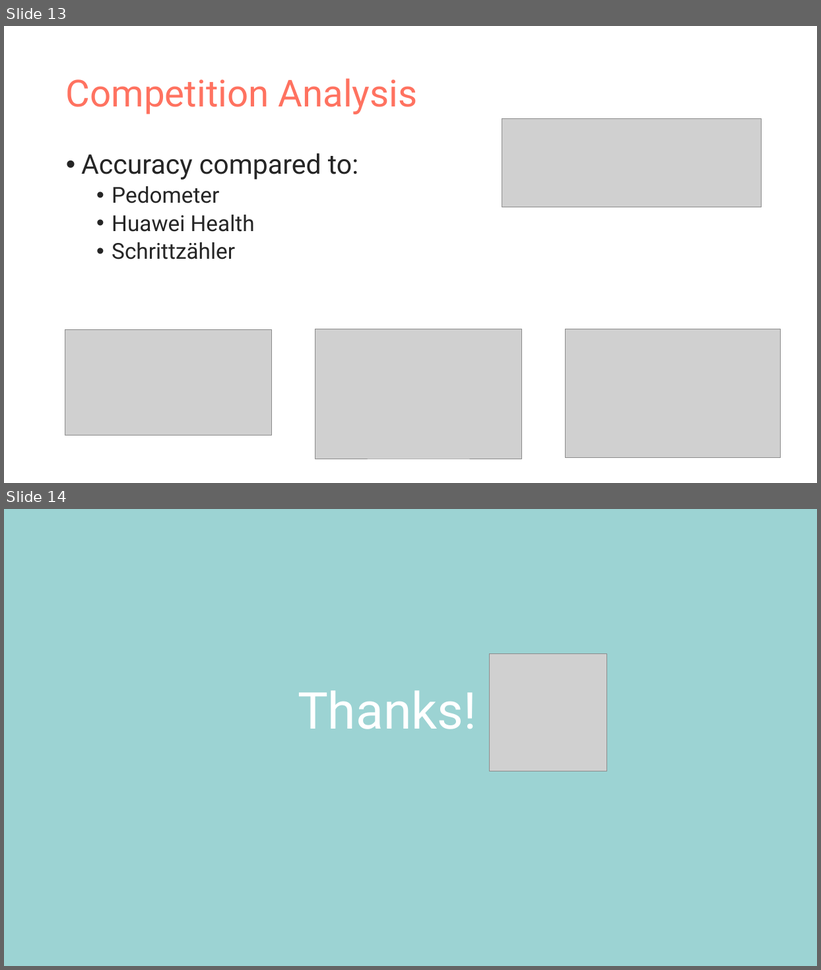
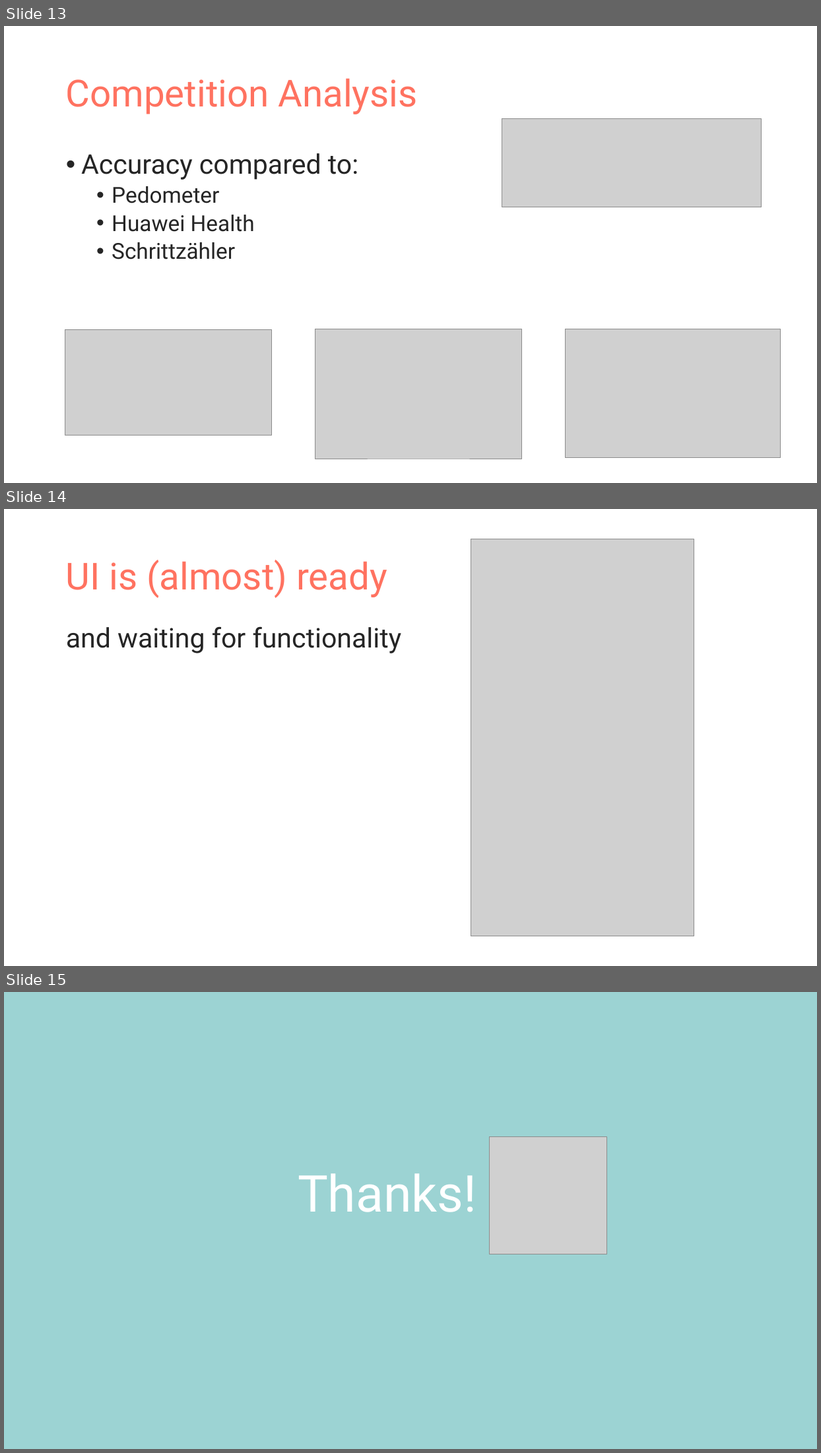
Before and after one commit to EvaJobst/MobileSports, a slide deck: Mountaineer.pptx. Shown one above the other, each under a label of ours: slides 13 and 14 before the commit, slides 13, 14 and 15 after it. The pictures are 821x970 and 821x1453 pixels, drawn with LibreOffice and Linux fonts; fonts in the diff are those of the drawing; grey boxes stand for pictures. Boxes give left, top, right and bottom in pixels: in the first picture for what was removed or moved away, otherwise in the second. Text is boxed around its words. In the diff, an @@ line names an element or a change of style, - is before the commit and + after.

Commit message:
add screenshot of app ui

```diff
--- a/Mountaineer.pptx
+++ b/Mountaineer.pptx
@@ slide 14 added at <box>4,509,817,966</box>, background #FFFFFF @@
@@ picture added at <box>471,539,694,937</box> @@
@@ title added at <box>66,560,387,598</box>, 44 pt, text #FF7260 @@
+UI is (almost) ready
@@ text added at <box>66,626,402,654</box>, 32 pt, text #252525 @@
+and waiting for functionality
@@ what was slide 14 is now slide 15 @@
```
